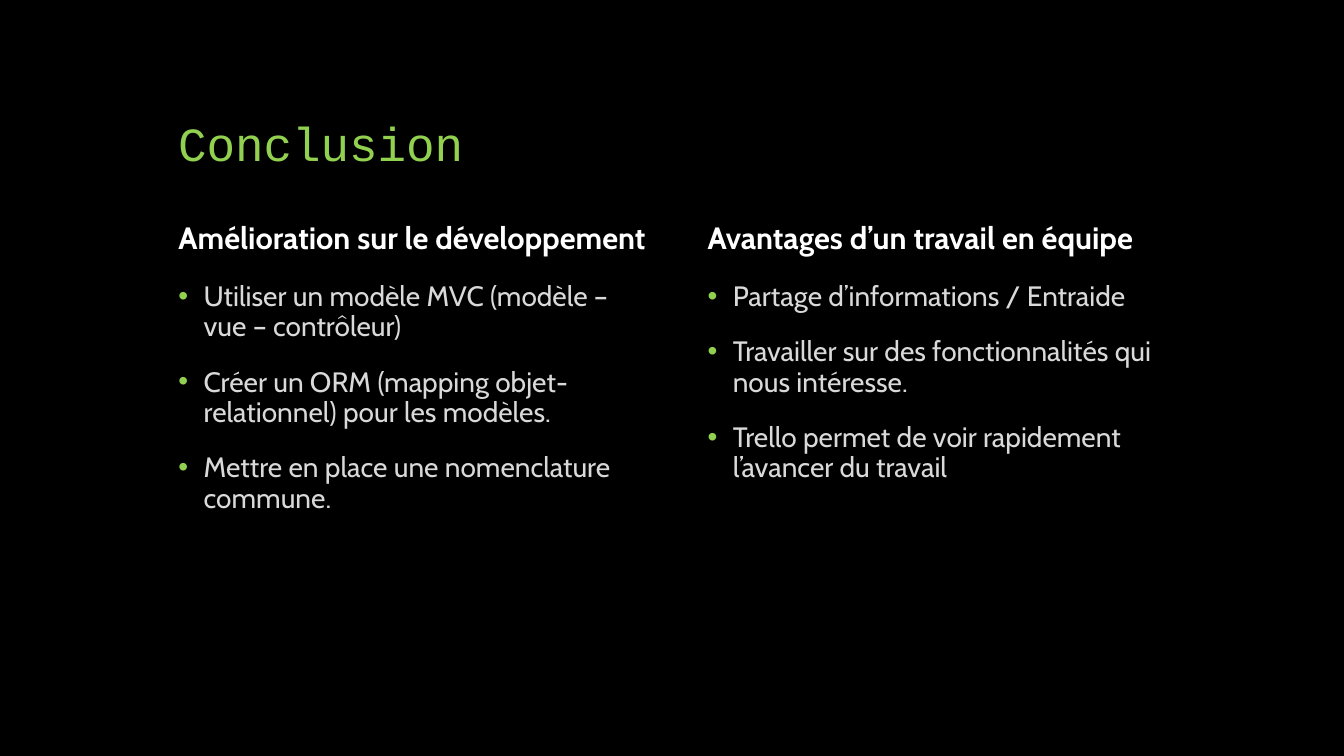
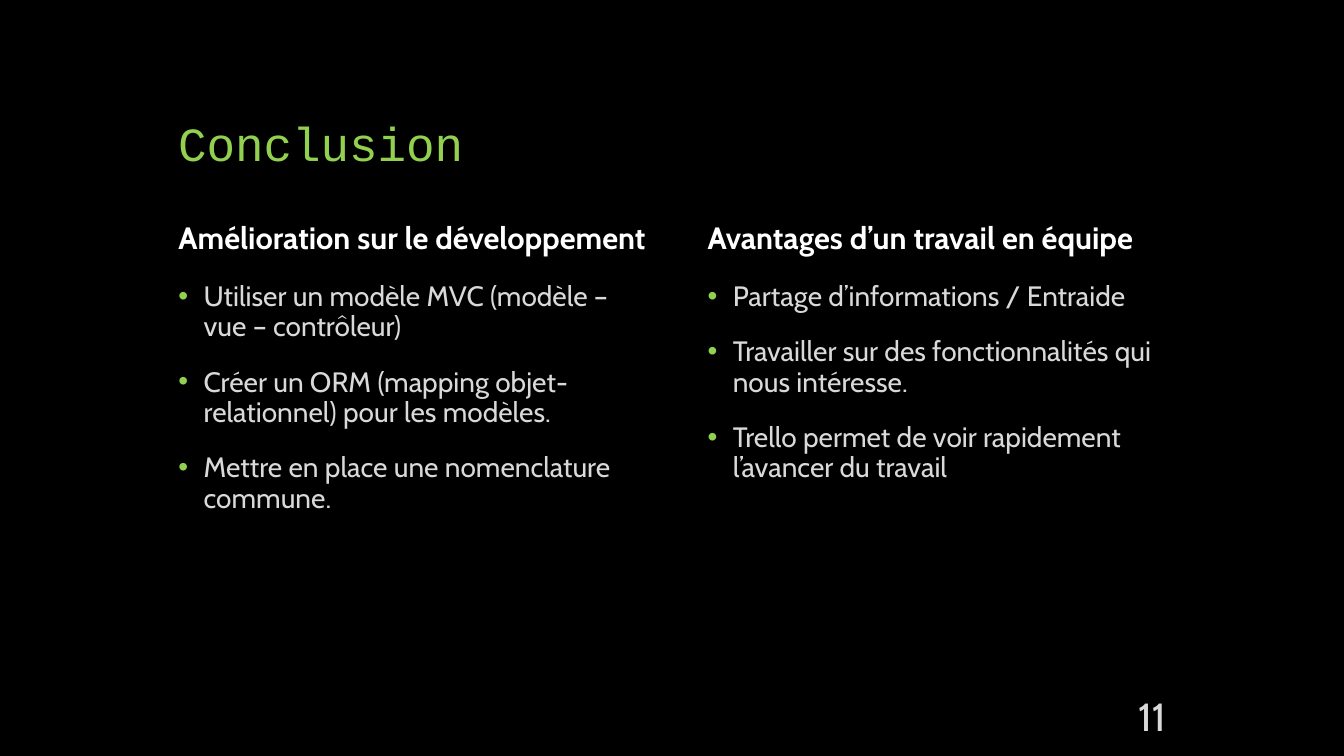
Before and after one commit to hacyrakcorp/checkpoint, a slide deck: slide 13 of présentation/oral.pptx. Drawn at 1344x756 pixels with LibreOffice and Linux fonts; fonts in the diff are those of the drawing. Boxes give left, top, right and bottom in pixels: in the first picture for what was removed or moved away, otherwise in the second. Text is boxed around its words. In the diff, an @@ line names an element or a change of style, - is before the commit and + after.

```diff
--- a/présentation/oral.pptx
+++ b/présentation/oral.pptx
@@ text added at [1138, 703, 1166, 731], 28 pt, text #D9D9D9 @@
+11
```
Also in this commit, not shown: 12 other slides changed.
